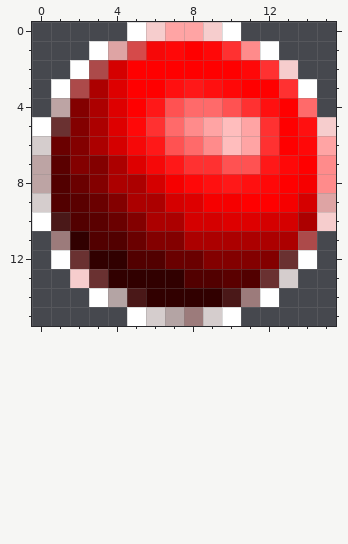
Pixel-art sprite: clientgui/res/templates/dotred.gif. Above is the file before it was changed.
The file is 16x16 pixels. Colours within 5 levels of each other are drawn and written as one.
Now the later version:
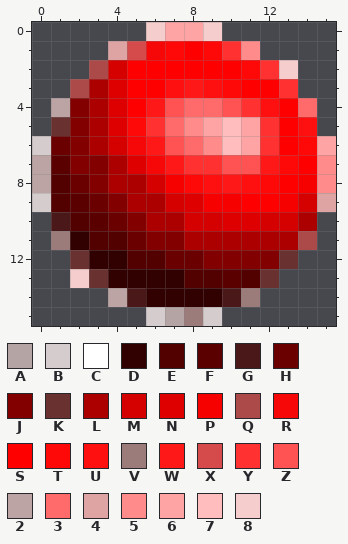
Palette (. is transparent): A #b4a4a4  B #d5cdcd  C #ffffff  D #310000  E #520000  F #5a0000  G #4a1818  H #6a0000  J #830000  K #6a3131  L #ac0000  M #d50000  N #de0000  P #f60000  Q #ac4a4a  R #f60808  S #ff0000  T #ff0808  U #ff1010  V #9c7b7b  W #ff1818  X #d54a4a  Y #ff3131  Z #ff5252  2 #bda4a4  3 #ff6a6a  4 #dea4a4  5 #ff8b8b  6 #ffa4a4  7 #ffbdbd  8 #f6cdcd
What changed:
The author changed colour A to colour 2 in row 14 at x 4.
The edit erases colour 8 in row 5 at x 15; in row 10 at x 15.
The edit erases colour B in row 13 at x 13.
The edit erases colour C in row 0 at x 5 and 10; in row 1 at x 3 and 12; in row 2 at x 2; in row 3 at x 1 and 14; in row 5 at x 0; in row 10 at x 0.
The edit erases colour C in row 12 at x 1 and 14; in row 14 at x 3 and 12; in row 15 at x 5 and 10.
Boxes around the changes in both pictures, in picture pixels (x1, y1, x2, y2):
erased: (32, 22, 146, 136)
erased: (222, 22, 336, 136)
changed: (32, 212, 146, 326)
erased: (222, 212, 336, 326)
